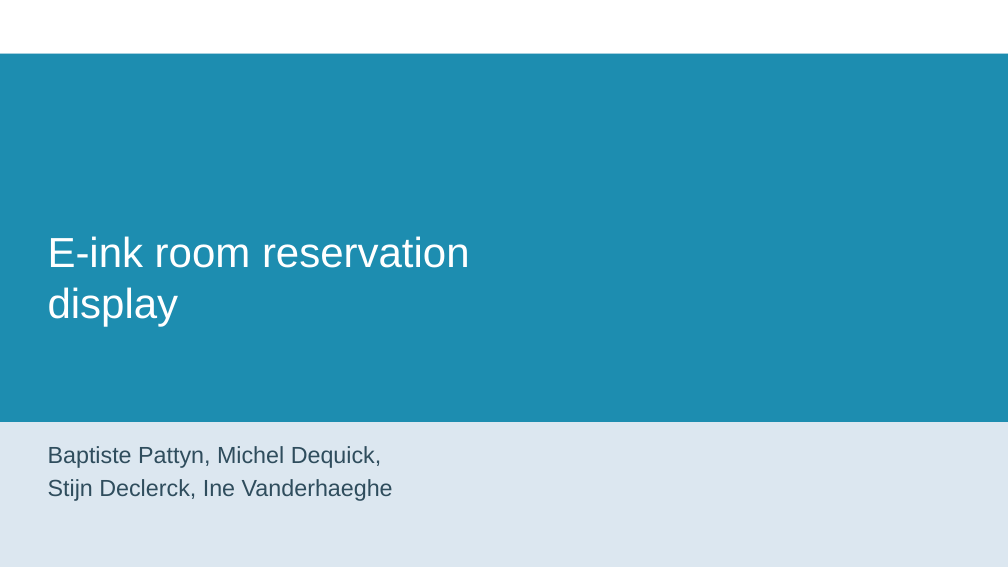
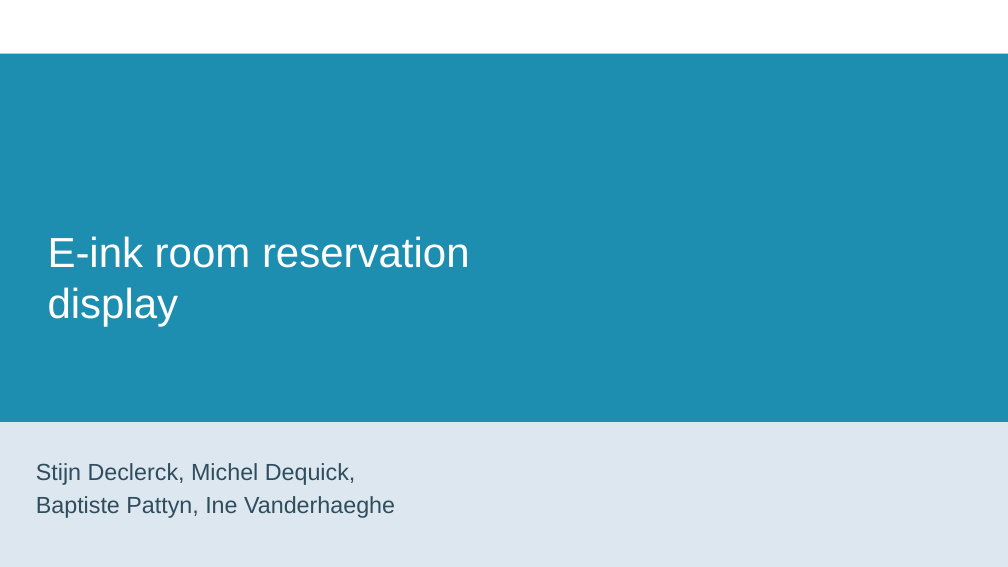
Before and after one commit to MichelDequick/E-ink-Room-Reservation-Display, a slide deck: slide 1 of Documentation/Presentatie.pptx. Drawn at 1008x567 pixels with LibreOffice and Linux fonts; fonts in the diff are those of the drawing; background and template pictures are left out. Boxes give left, top, right and bottom in pixels: in the first picture for what was removed or moved away, otherwise in the second. Text is boxed around its words. In the diff, an @@ line names an element or a change of style, - is before the commit and + after.

```diff
--- a/Documentation/Presentatie.pptx
+++ b/Documentation/Presentatie.pptx
@@ subtitle at (36, 463, 395, 518): text changed @@
-Baptiste Pattyn, Michel Dequick,
-Stijn Declerck, Ine Vanderhaeghe
+Stijn Declerck, Michel Dequick,
+Baptiste Pattyn, Ine Vanderhaeghe
```
Also in this commit, not shown: 3 slides added.
